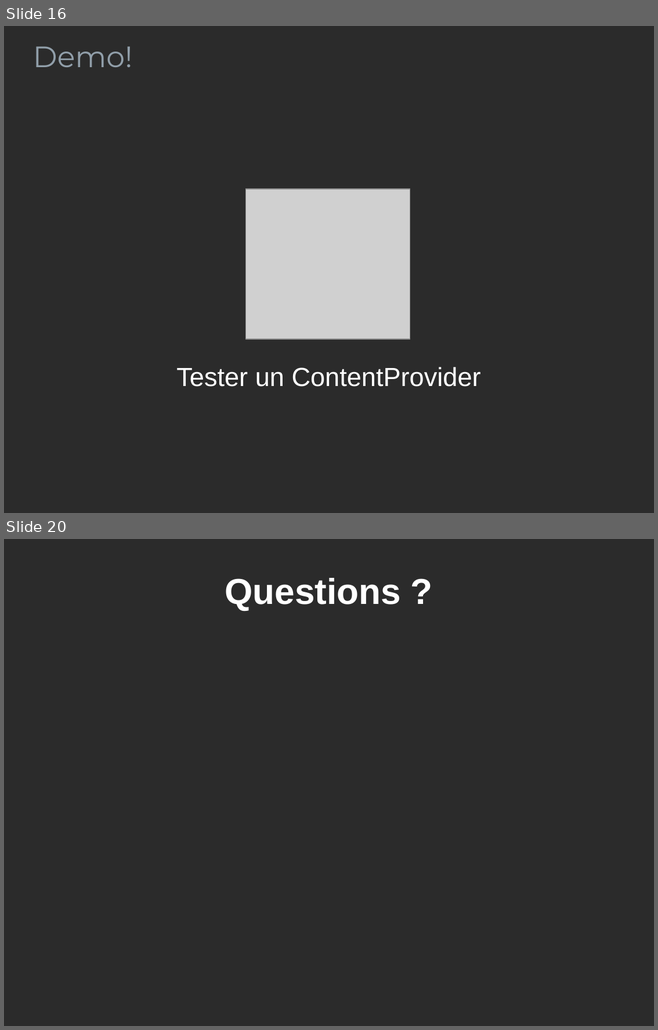
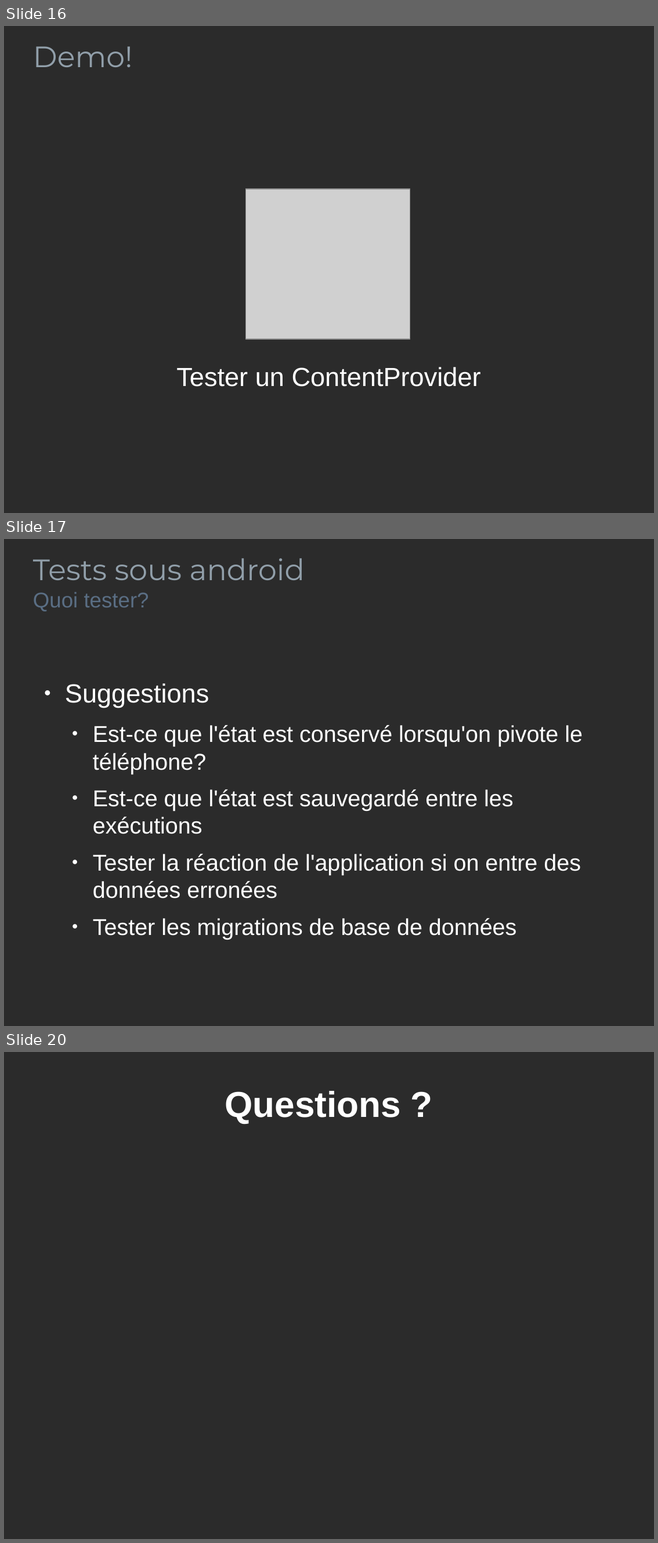
Before and after one commit to pbreault/TestsOnAndroid, a slide deck: Presentation.odp. Shown one above the other, each under a label of ours: slides 16 and 20 before the commit, slides 16, 17 and 20 after it; the slides between them are not shown. The pictures are 658x1030 and 658x1543 pixels, drawn with LibreOffice and Linux fonts; fonts in the diff are those of the drawing; grey boxes stand for pictures; background and template pictures are left out; a plain dark background stands for a picture behind light text. Boxes give left, top, right and bottom in pixels: in the first picture for what was removed or moved away, otherwise in the second. Text is boxed around its words. In the diff, an @@ line names an element or a change of style, - is before the commit and + after.

```diff
--- a/Presentation.odp
+++ b/Presentation.odp
@@ slide 17 added at bbox=[4, 539, 654, 1026], background picture (left out) @@
@@ text added at bbox=[33, 558, 304, 611], 36 pt, text #919FAA @@
+Tests sous android
+Quoi tester?
@@ text added at bbox=[65, 683, 582, 940], 28 pt, text #FFFFFF @@
+● Suggestions
+  ● Est-ce que l'état est conservé lorsqu'on pivote le téléphone?
+  ● Est-ce que l'état est sauvegardé entre les exécutions
+  ● Tester la réaction de l'application si on entre des données erronées
+  ● Tester les migrations de base de données
```
Also in this commit, not shown: 4 slides changed, 1 other slide added, 2 slides removed, 1 other file.
